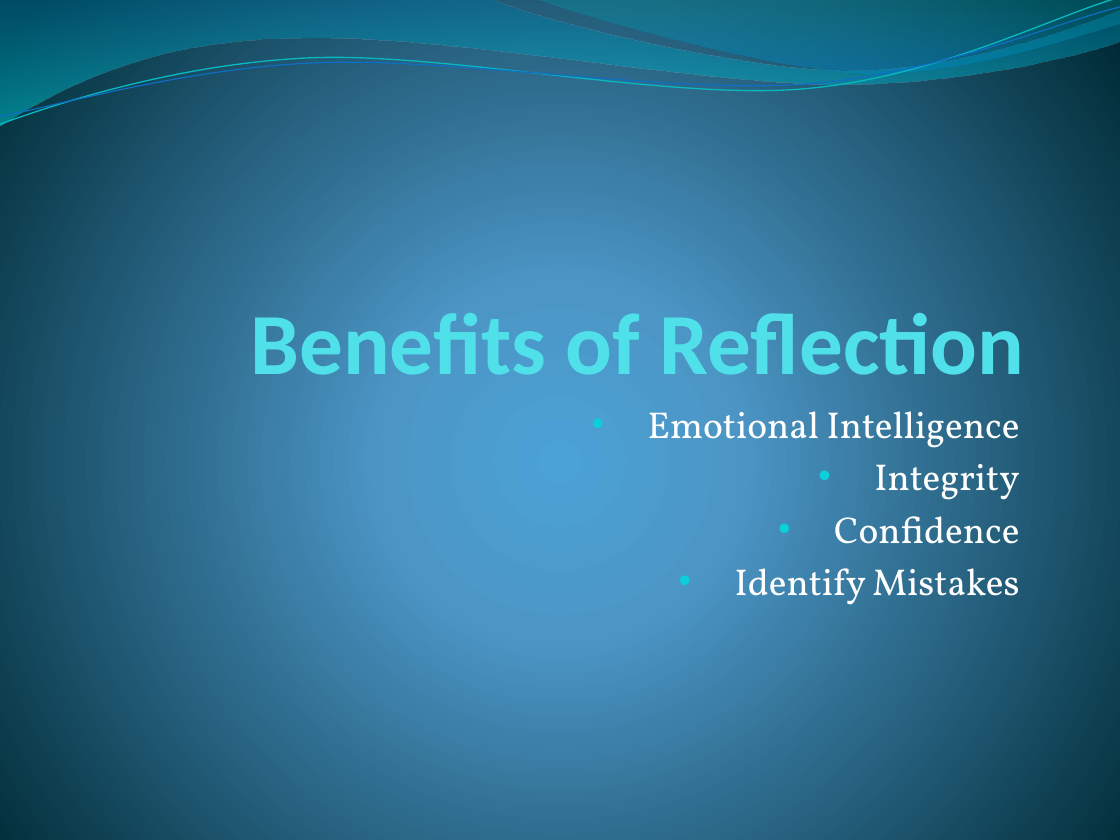
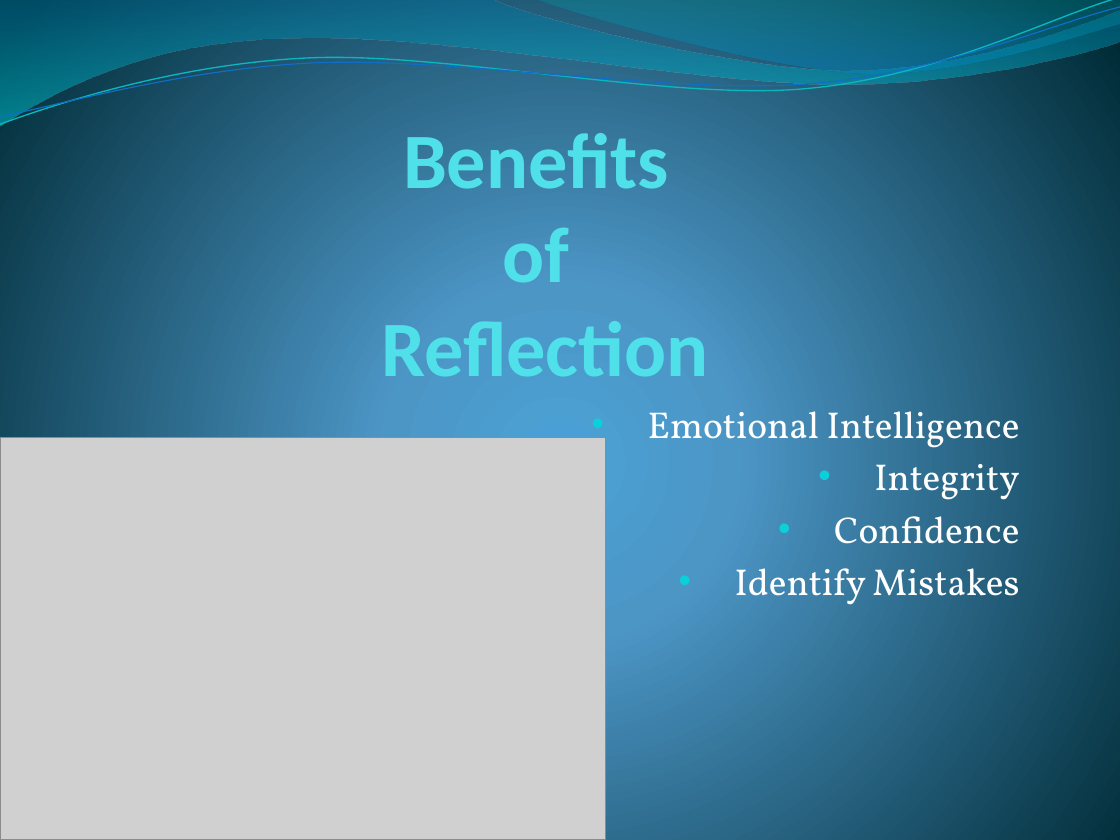
Before and after one commit to CrazeeIvan/ICT_P-PDev, a slide deck: slide 7 of Personal.pptx. Drawn at 1120x840 pixels with LibreOffice and Linux fonts; fonts in the diff are those of the drawing; grey boxes stand for pictures. Boxes give left, top, right and bottom in pixels: in the first picture for what was removed or moved away, otherwise in the second. Text is boxed around its words. In the diff, an @@ line names an element or a change of style, - is before the commit and + after.

```diff
--- a/Personal.pptx
+++ b/Personal.pptx
@@ title "Benefits of Reflection" at <box>381,133,709,377</box>: size 56 to 50.4 pt; alignment right to centre @@
@@ picture added at <box>0,438,606,840</box> @@
```
Also in this commit, not shown: 5 other slides changed, 3 slides added, 2 slides removed.
